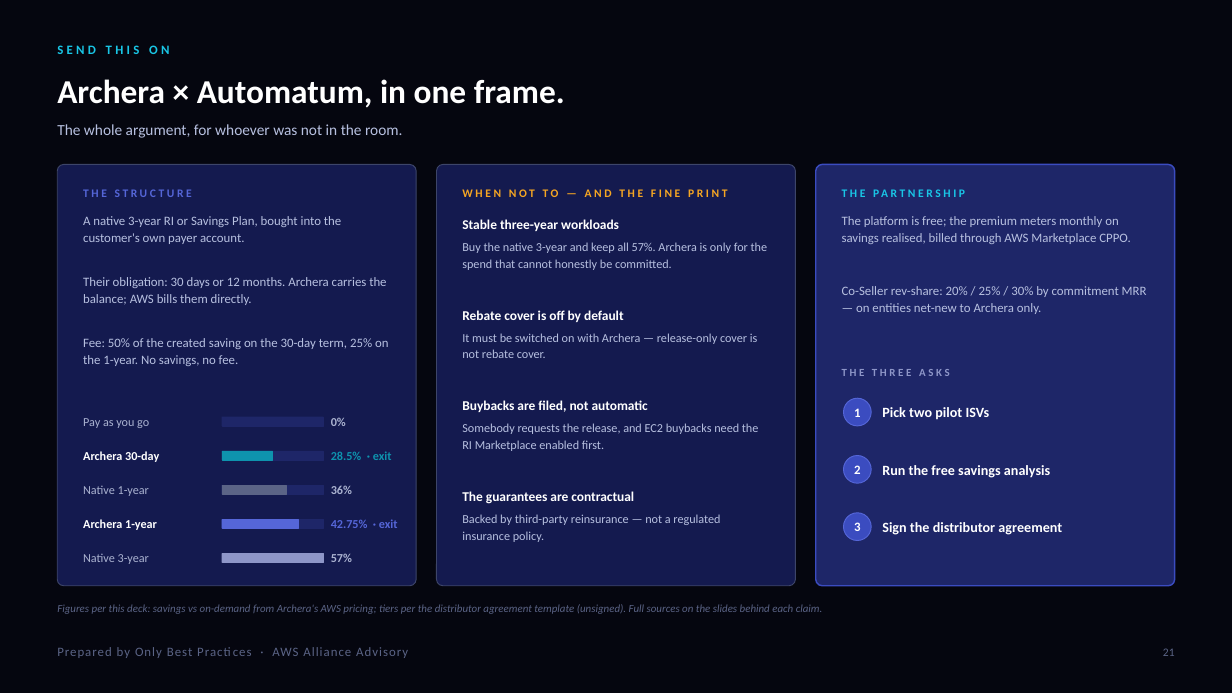
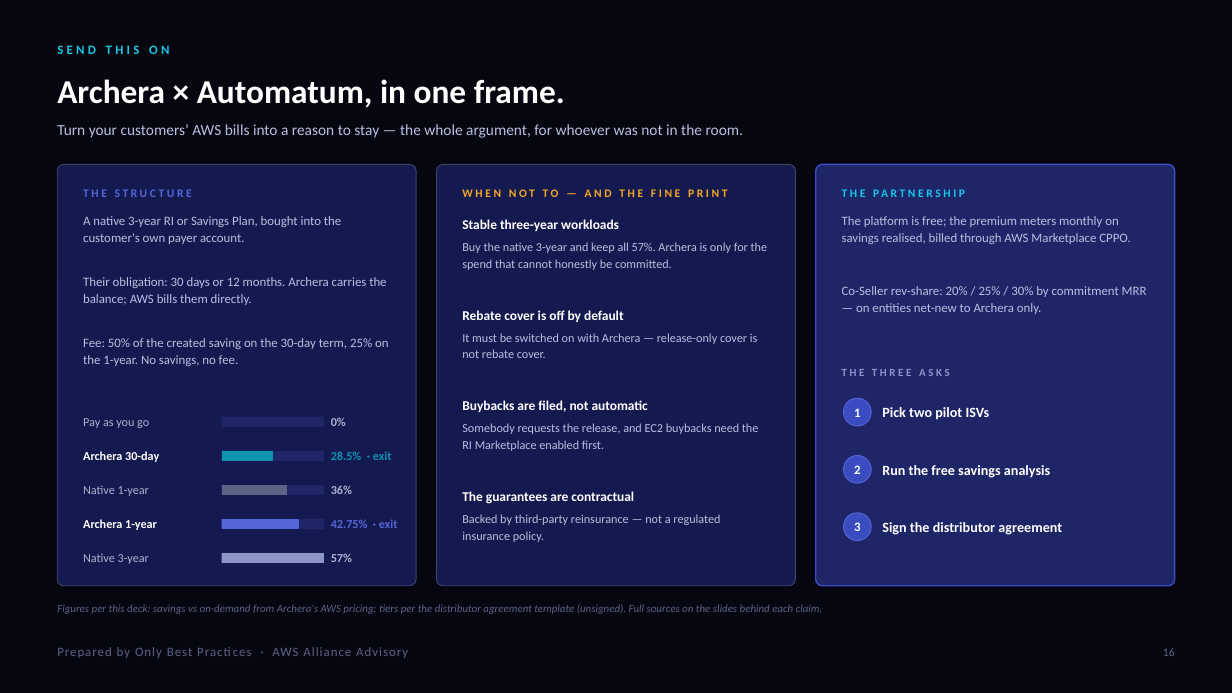
Before and after one commit to KianteEvans/barberbook, a slide deck: slide 16 of decks/Archera-for-Automatum.pptx (slide 20 before the commit). Drawn at 1232x693 pixels with LibreOffice and Linux fonts; fonts in the diff are those of the drawing. Boxes give left, top, right and bottom in pixels: in the first picture for what was removed or moved away, otherwise in the second. Text is boxed around its words. In the diff, an @@ line names an element or a change of style, - is before the commit and + after.

```diff
--- a/decks/Archera-for-Automatum.pptx
+++ b/decks/Archera-for-Automatum.pptx
@@ text at box(57, 124, 743, 138): text changed @@
-The whole argument, for whoever was not in the room.
+Turn your customers’ AWS bills into a reason to stay — the whole argument, for whoever was not in the room.
@@ text at box(1163, 648, 1175, 656): text changed @@
-21
+16
```
Also in this commit, not shown: 11 other slides changed, 4 slides removed, 2 other files.
